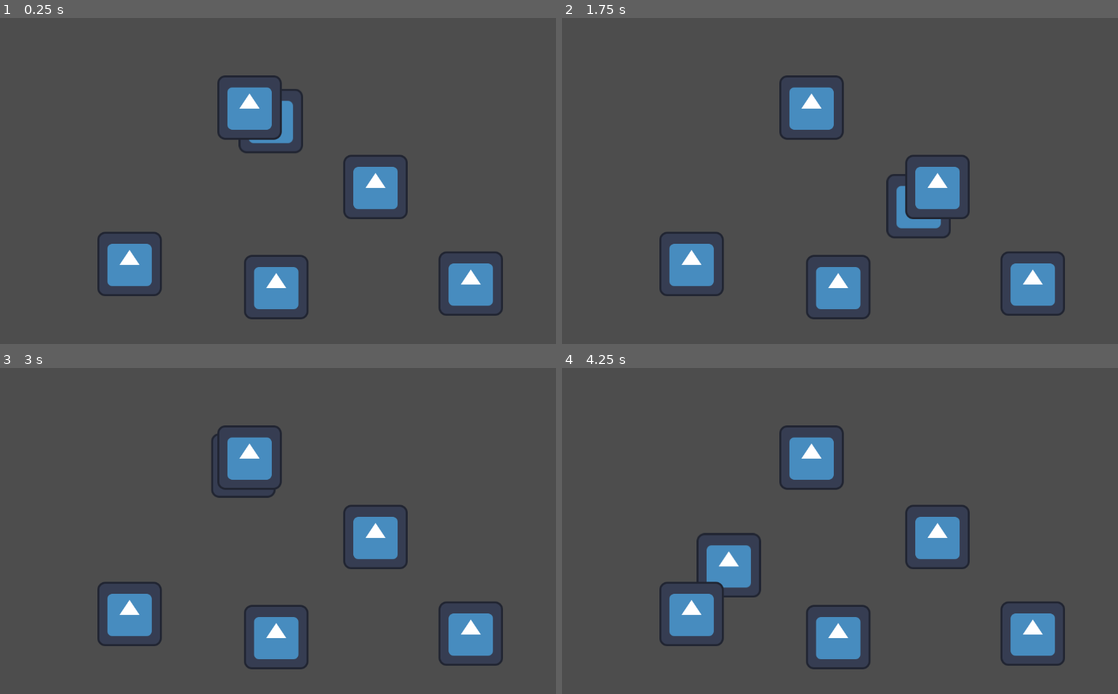
Above: before the commit, frames 1-4 (two rows, left to right).
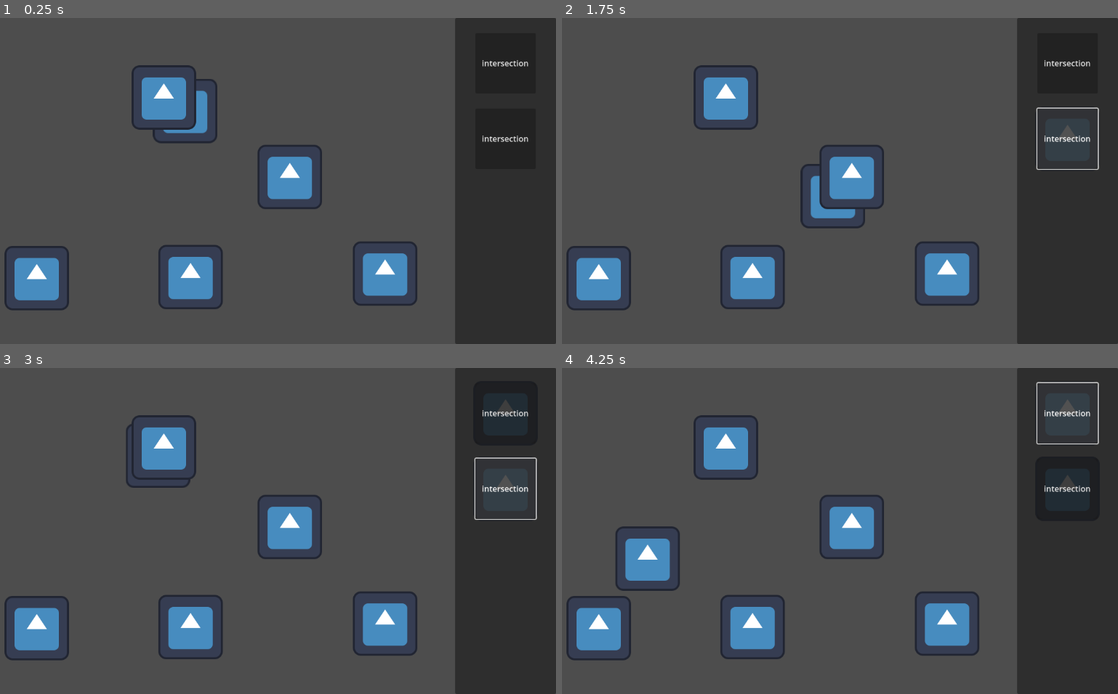
Above: after the commit, the same moments.

Repository: triangle-int/inner-inhabited
Game: Godot game, scene res://scenes/levels/test_level.tscn
The game is run twice, just before and just after one commit, with the same random seed, the same clock (stepped at 60 frames per second) and the same inputs. The engine's default icon, where the game draws it, is replaced by a stand-in: a white triangle on a blue panel in a dark square.
Inputs (mouse positions are in pixels of both pictures, inside the frame that each line leads up to):
- Up to frame 1 (0.25 s): no input
- Up to frame 2 (1.75 s): click (1067, 63) at 0.5 s, where only the run after the commit has a clickable "intersection"; click (1067, 138) at 1.25 s, where only the run after the commit has a clickable "intersection"
- Up to frame 3 (3 s): click (505, 413) at 2 s, where only the run after the commit has a clickable "intersection"; click (505, 488) at 2.75 s, where only the run after the commit has a clickable "intersection"
- Up to frame 4 (4.25 s): click (1067, 413) at 3.5 s, where only the run after the commit has a clickable "intersection"

The runs differ from the first frame. In frame 1, 31% of the frame differs, in the area x 0-100%, y 0-100%; in frame 2, 31%; in frame 3, 30%; in frame 4, 32%.

Commit message:
basic ui & node spawning

Diff:
--- /dev/null
+++ b/scenes/core/ui/base_node_button.tscn
@@ -0,0 +1,12 @@
+[gd_scene load_steps=2 format=3 uid="uid://ccwqh0h7q8ugm"]
+
+[ext_resource type="Script" path="res://scripts/core/ui/button.gd" id="1_fca5a"]
+
+[node name="NodeButton" type="Button"]
+custom_minimum_size = Vector2(120, 120)
+size_flags_horizontal = 4
+size_flags_vertical = 4
+text = "AMOGUS"
+script = ExtResource("1_fca5a")
+
+[connection signal="pressed" from="." to="." method="_on_pressed"]
--- /dev/null
+++ b/scenes/core/ui/intersection_button.tscn
@@ -0,0 +1,8 @@
+[gd_scene load_steps=3 format=3 uid="uid://dkoakrtki43s5"]
+
+[ext_resource type="PackedScene" uid="uid://ccwqh0h7q8ugm" path="res://scenes/core/ui/base_node_button.tscn" id="1_k8ev3"]
+[ext_resource type="PackedScene" uid="uid://ceua3wogpuk6y" path="res://scenes/core/ui/plan/intersection_plan.tscn" id="2_ttp84"]
+
+[node name="NodeButton" instance=ExtResource("1_k8ev3")]
+text = "intersection"
+target_plan = ExtResource("2_ttp84")
--- /dev/null
+++ b/scenes/core/ui/level_ui.tscn
@@ -0,0 +1,34 @@
+[gd_scene load_steps=2 format=3 uid="uid://50raqfm2a7qy"]
+
+[ext_resource type="Script" path="res://scripts/core/ui/level_ui.gd" id="1_t8llw"]
+
+[node name="LevelUI" type="Control" node_paths=PackedStringArray("buttons_root")]
+layout_mode = 3
+anchors_preset = 15
+anchor_right = 1.0
+anchor_bottom = 1.0
+grow_horizontal = 2
+grow_vertical = 2
+mouse_filter = 1
+script = ExtResource("1_t8llw")
+buttons_root = NodePath("Panel/VBoxContainer")
+
+[node name="Panel" type="Panel" parent="."]
+layout_mode = 1
+anchors_preset = 11
+anchor_left = 1.0
+anchor_right = 1.0
+anchor_bottom = 1.0
+offset_left = -200.0
+grow_horizontal = 0
+grow_vertical = 2
+
+[node name="VBoxContainer" type="VBoxContainer" parent="Panel"]
+layout_mode = 1
+anchors_preset = 15
+anchor_right = 1.0
+anchor_bottom = 1.0
+offset_top = 30.0
+grow_horizontal = 2
+grow_vertical = 2
+theme_override_constants/separation = 30
--- /dev/null
+++ b/scenes/core/ui/plan/base_node_plan.tscn
@@ -0,0 +1,8 @@
+[gd_scene load_steps=3 format=3 uid="uid://bi8175nt5vwhr"]
+
+[ext_resource type="Texture2D" uid="uid://dotaamtqndjj7" path="res://icon.svg" id="1_t1ndw"]
+[ext_resource type="Script" path="res://scripts/core/ui/signal_node_plan.gd" id="2_m15se"]
+
+[node name="BaseNodePlan" type="Sprite2D"]
+texture = ExtResource("1_t1ndw")
+script = ExtResource("2_m15se")
--- /dev/null
+++ b/scenes/core/ui/plan/intersection_plan.tscn
@@ -0,0 +1,7 @@
+[gd_scene load_steps=3 format=3 uid="uid://ceua3wogpuk6y"]
+
+[ext_resource type="PackedScene" uid="uid://bi8175nt5vwhr" path="res://scenes/core/ui/plan/base_node_plan.tscn" id="1_yagxj"]
+[ext_resource type="PackedScene" uid="uid://cu6u3jmqp284f" path="res://scenes/core/intersection.tscn" id="2_34ick"]
+
+[node name="BaseNodePlan" instance=ExtResource("1_yagxj")]
+target_node = ExtResource("2_34ick")
--- a/scenes/levels/test_level.tscn
+++ b/scenes/levels/test_level.tscn
@@ -1,9 +1,11 @@
-[gd_scene load_steps=8 format=3 uid="uid://bou72wqxg1rjn"]
+[gd_scene load_steps=10 format=3 uid="uid://bou72wqxg1rjn"]
 
 [ext_resource type="PackedScene" uid="uid://cu6u3jmqp284f" path="res://scenes/core/intersection.tscn" id="1_0xjkx"]
 [ext_resource type="Script" path="res://scripts/core/level.gd" id="1_bimvr"]
 [ext_resource type="Script" path="res://scripts/core/signal_info.gd" id="2_6c7n2"]
 [ext_resource type="PackedScene" uid="uid://c4xno8qjrkw4l" path="res://scenes/core/counter_.tscn" id="2_t5ral"]
+[ext_resource type="PackedScene" uid="uid://50raqfm2a7qy" path="res://scenes/core/ui/level_ui.tscn" id="5_mwf1r"]
+[ext_resource type="PackedScene" uid="uid://dkoakrtki43s5" path="res://scenes/core/ui/intersection_button.tscn" id="6_tca8u"]
 
 [sub_resource type="Resource" id="Resource_p071k"]
 script = ExtResource("2_6c7n2")
@@ -24,18 +26,23 @@
 root = NodePath("Intersection")
 
 [node name="Intersection" parent="." node_paths=PackedStringArray("connections") instance=ExtResource("1_0xjkx")]
-position = Vector2(544, 178)
+position = Vector2(374, 158)
 connections = [NodePath("../Intersection2"), NodePath("../Receiver")]
 
 [node name="Receiver" parent="." instance=ExtResource("2_t5ral")]
-position = Vector2(306, 489)
+position = Vector2(122, 517)
 
 [node name="Intersection2" parent="." node_paths=PackedStringArray("connections") instance=ExtResource("1_0xjkx")]
-position = Vector2(794, 336)
+position = Vector2(624, 316)
 connections = [NodePath("../Receiver2"), NodePath("../Receiver3")]
 
 [node name="Receiver2" parent="." instance=ExtResource("2_t5ral")]
-position = Vector2(597, 535)
+position = Vector2(427, 515)
 
 [node name="Receiver3" parent="." instance=ExtResource("2_t5ral")]
-position = Vector2(983, 528)
+position = Vector2(813, 508)
+
+[node name="CanvasLayer" type="CanvasLayer" parent="."]
+
+[node name="LevelUI" parent="CanvasLayer" instance=ExtResource("5_mwf1r")]
+allowed_nodes = Array[PackedScene]([ExtResource("6_tca8u"), ExtResource("6_tca8u")])
--- a/scripts/core/level.gd
+++ b/scripts/core/level.gd
@@ -1,3 +1,4 @@
+class_name Level
 extends Node
 
 signal finished(solved: bool)
@@ -6,10 +7,14 @@
 @export var receivers: Array[BaseSignalReceiver]
 @export var root: BaseSignalNode
 
+static var current: Level = null
+
 var _signals_received: int = 0
 
 
 func _ready() -> void:
+	current = self
+
 	for receiver in receivers:
 		receiver.signal_received.connect(_on_signal_reached_endpoint)
 
--- /dev/null
+++ b/scripts/core/ui/button.gd
@@ -0,0 +1,9 @@
+extends Button
+
+@export var target_plan: PackedScene
+
+
+func _on_pressed() -> void:
+	var node := target_plan.instantiate() as Node2D
+	node.position = get_global_mouse_position()
+	Level.current.add_child(node)
--- /dev/null
+++ b/scripts/core/ui/level_ui.gd
@@ -0,0 +1,10 @@
+extends Node
+
+@export var allowed_nodes: Array[PackedScene]
+@export var buttons_root: Node
+
+
+func _ready() -> void:
+	for node in allowed_nodes:
+		var instance := node.instantiate()
+		buttons_root.add_child(instance)
--- /dev/null
+++ b/scripts/core/ui/signal_node_plan.gd
@@ -0,0 +1,23 @@
+class_name SignalNodePlan
+extends Node2D
+
+@export var target_node: PackedScene
+
+
+func _process(_delta: float) -> void:
+	if not Input.is_action_just_pressed("drag_node"):
+		return
+
+	var node := target_node.instantiate() as Node2D
+	node.position = position
+	Level.current.add_child(node)
+	queue_free()
+
+
+func _input(event: InputEvent) -> void:
+	var mouse_event := event as InputEventMouseMotion
+
+	if mouse_event == null:
+		return
+
+	position += mouse_event.relative
